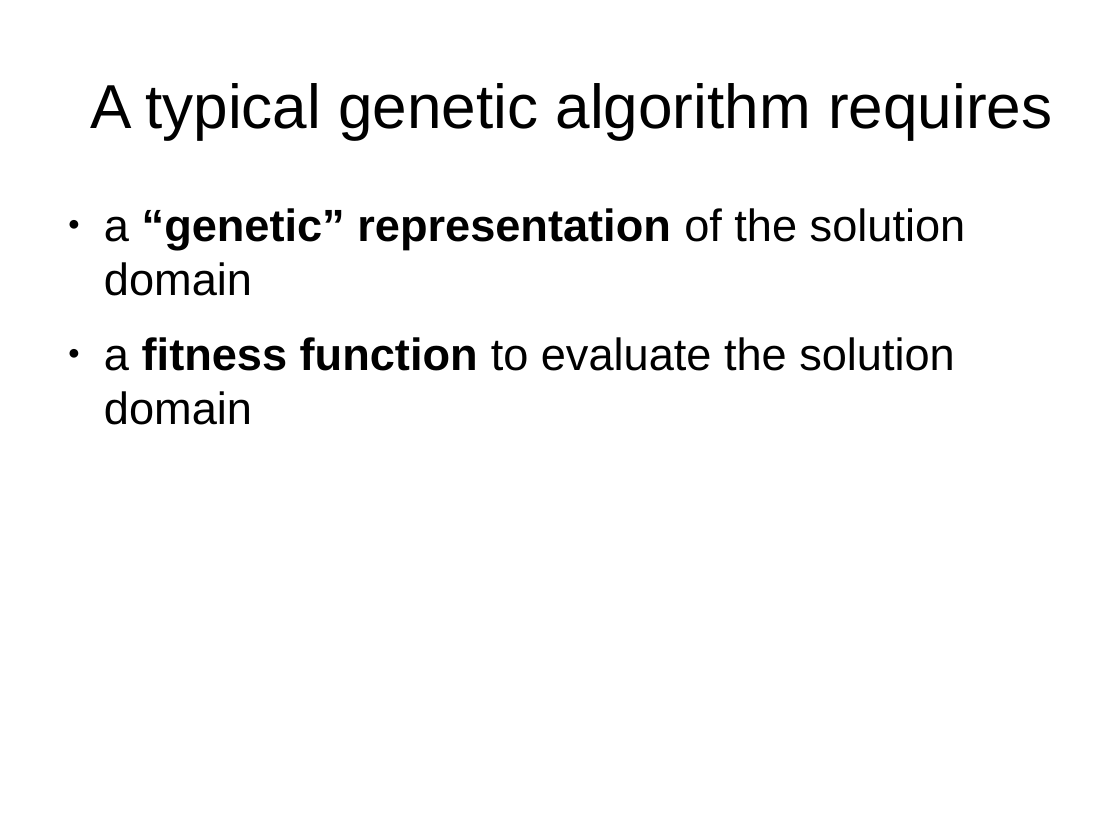
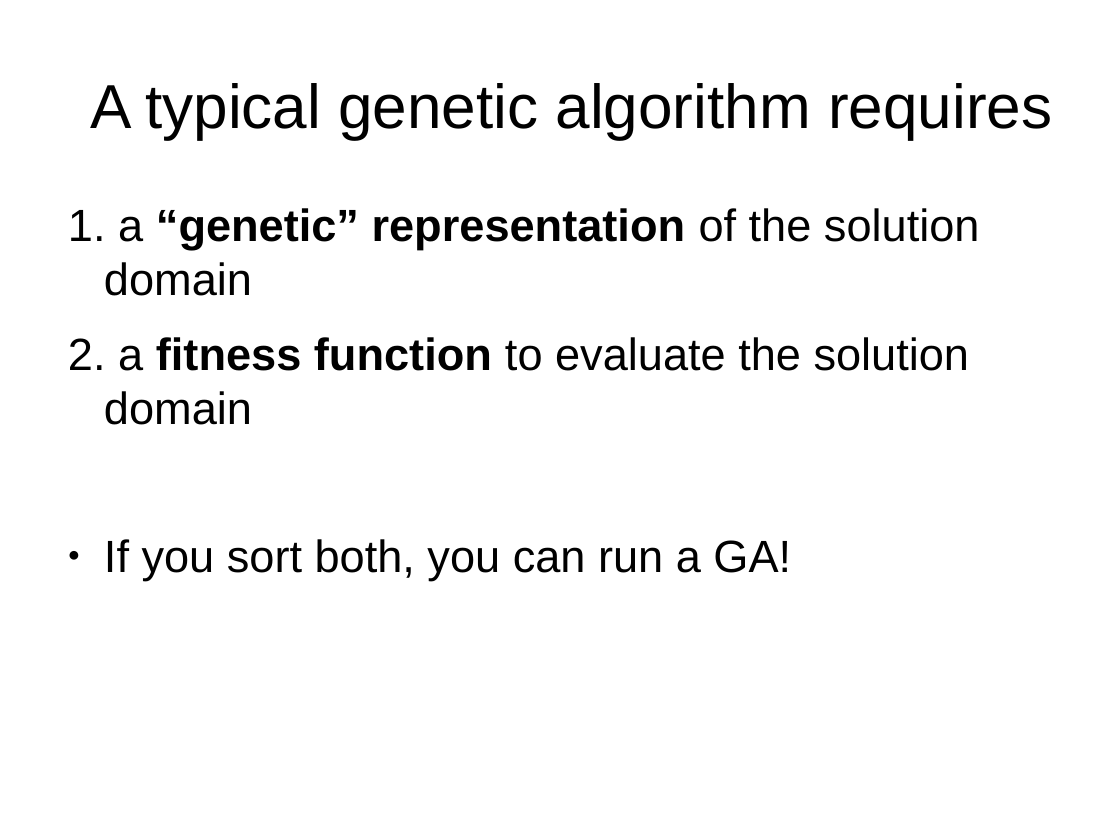
Before and after one commit to trevisanj/pinga, a slide deck: slide 10 of slides.odp (slide 4 before the commit). Drawn at 1120x840 pixels with LibreOffice and Linux fonts; fonts in the diff are those of the drawing. Boxes give left, top, right and bottom in pixels: in the first picture for what was removed or moved away, otherwise in the second. Text is boxed around its words. In the diff, an @@ line names an element or a change of style, - is before the commit and + after.

Commit message:
updated slides

```diff
--- a/slides.odp
+++ b/slides.odp
@@ text at <box>104,208,980,425</box>: bullet ● to 1. @@
@@ text at <box>104,539,791,581</box>: paragraph added @@
+● If you sort both, you can run a GA!
```
Also in this commit, not shown: 4 other slides changed, 4 slides added, 4 slides removed, 1 other file.
